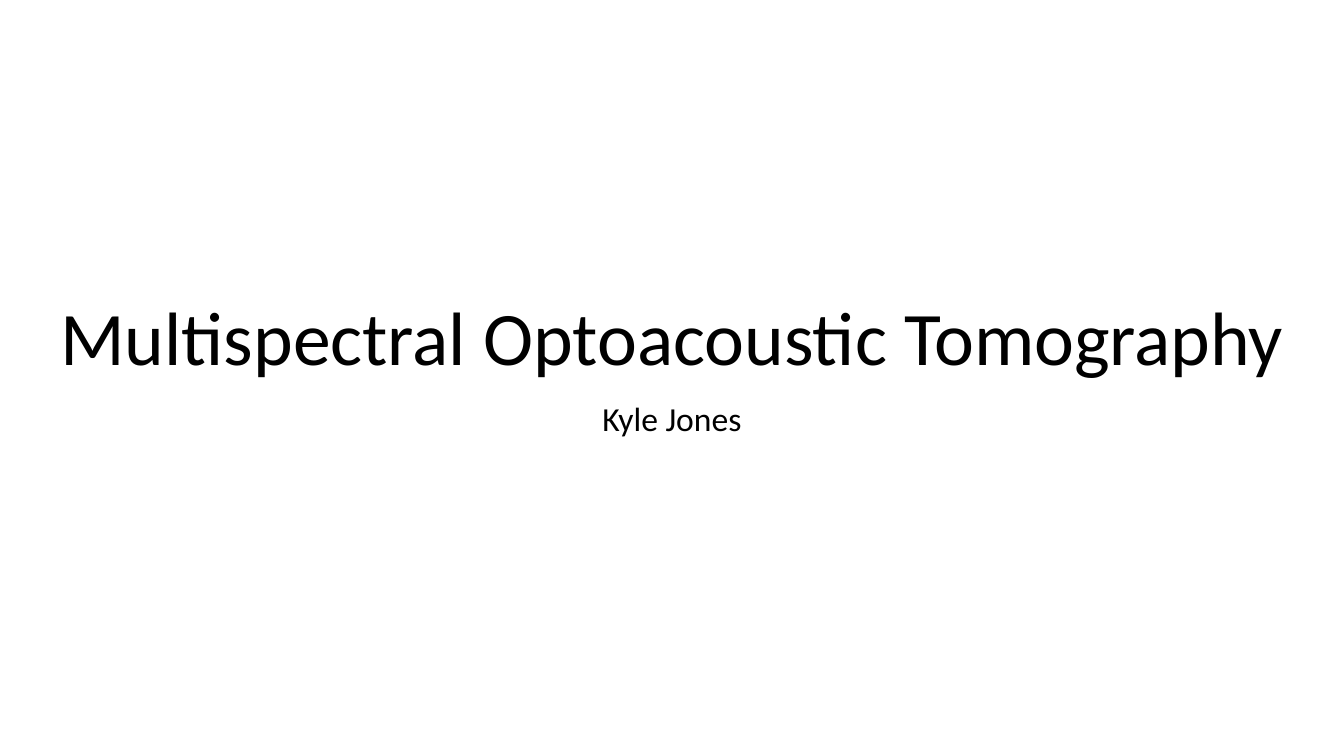
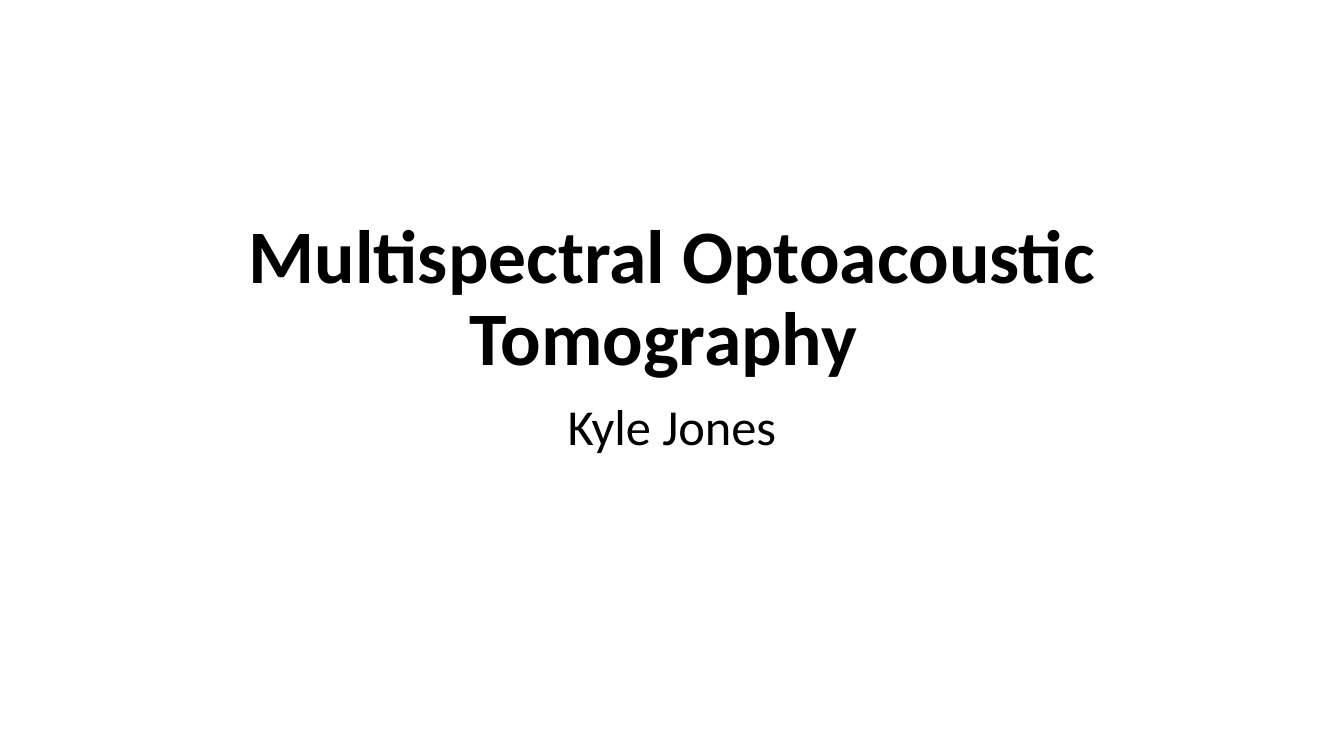
Before and after one commit to kylemjonesislanders/md-anderson, a slide deck: slide 1 of spectral-unmixing/ppt_presentations/midterm_project_report.pptx. Drawn at 1344x756 pixels with LibreOffice and Linux fonts; fonts in the diff are those of the drawing. Boxes give left, top, right and bottom in pixels: in the first picture for what was removed or moved away, otherwise in the second. Text is boxed around its words. In the diff, an @@ line names an element or a change of style, - is before the commit and + after.

```diff
--- a/spectral-unmixing/ppt_presentations/midterm_project_report.pptx
+++ b/spectral-unmixing/ppt_presentations/midterm_project_report.pptx
@@ title "Multispectral Optoacoustic Tomography" at (249, 230, 1094, 378): bold on @@
@@ subtitle "Kyle Jones" at (568, 410, 776, 453): size 24 to 36 pt @@
```
Also in this commit, not shown: 1 other slide changed, 4 slides added.
